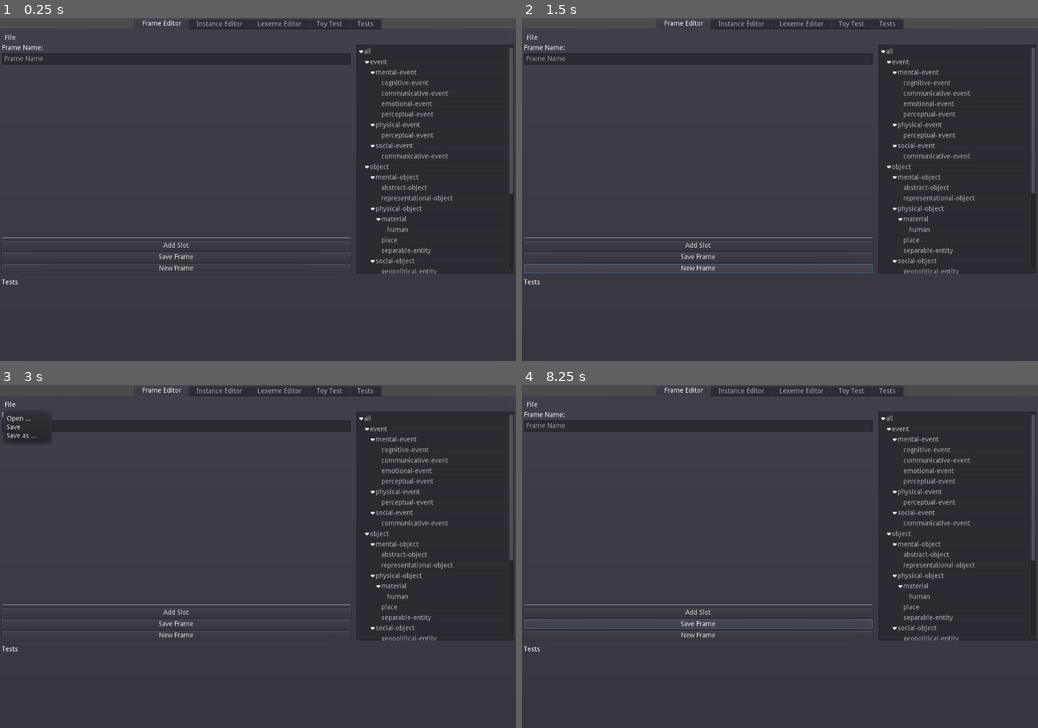
Above: before the commit, frames 1-4 (two rows, left to right).
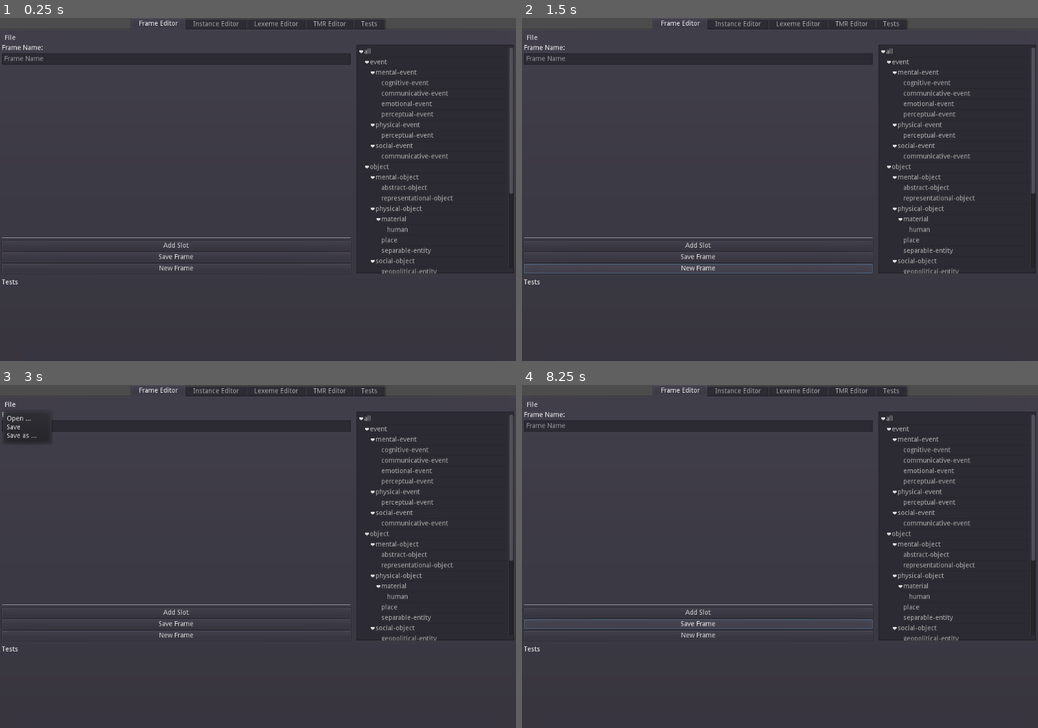
Above: after the commit, the same moments.

Repository: Eibriel/CompiAgent
Game: Godot game, scene res://MainScene.tscn
The game is run twice, just before and just after one commit, with the same random seed, the same clock (stepped at 60 frames per second) and the same inputs.
Inputs (mouse positions are in pixels of both pictures, inside the frame that each line leads up to):
- Up to frame 1 (0.25 s): no input
- Up to frame 2 (1.5 s): click (697, 59) at 0.52 s; type "Alex" at 0.6 s; click "New Frame" at 1.25 s
- Up to frame 3 (3 s): click "New Frame" at 2 s; click "File" at 2.75 s
- Up to frame 4 (8.25 s): click "Add Slot" at 3.5 s; click "File" at 4.25 s; click "Add Slot" at 5 s; click "File" at 5.75 s; click "Add Slot" at 6.5 s; click "New Frame" at 7.25 s; click "Save Frame" at 8 s

The runs differ from the first frame. In frame 1, 0.3% of the frame differs, in the area x 26-75%, y 0-4%; in frame 2, 0.3%; in frame 3, 0.3%; in frame 4, 0.3%.

Commit message:
TMR Editor

Diff:
--- a/CompiToyTest.gd
+++ b/CompiToyTest.gd
@@ -1,217 +1,79 @@
 extends Control
 
 
-onready var textAnswers = $MainContainer/TextAnswers
-onready var textRawTMR = $MainContainer/TextRawTMR
-
-onready var buttonCube = $MainContainer/GridButtons/ButtonCube
-onready var buttonSphere = $MainContainer/GridButtons/ButtonSphere
-onready var buttonCylinder = $MainContainer/GridButtons/ButtonCylinder
-onready var buttonPaint = $MainContainer/GridButtons/ButtonPaint
-onready var buttonApplyPaint = $MainContainer/GridButtons/ButtonApplyPaint
-onready var buttonHuman = $MainContainer/GridButtons/ButtonHuman
-onready var buttonBlueColored = $MainContainer/GridButtons/ButtonBlueColored
-onready var buttonRedColored = $MainContainer/GridButtons/ButtonRedColored
-onready var buttonAssert = $MainContainer/GridButtons/ButtonAssert
-onready var buttonRequestInfo = $MainContainer/GridButtons/ButtonRequestInfo
+onready var textAnswers = $MainContainer/TextRealizedText
+onready var textRawTMR = $MainContainer/TextTMR
 
 onready var buttonSendTMR = $MainContainer/ButtonSendTMR
 onready var buttonReset = $MainContainer/ButtonReset
+onready var containerAvailableTokens = $MainContainer/GridButtonsAvailableTokens
 
 onready var textConceptInfo = $MainContainer/TextConceptInfo
 
+var frames = {}
+var instances = {}
+var instances_frames = {}
+var selected_tokens = []
+var tmr = {}
 
-var concepts = {
-	"all": {},
-	"object": {
-		"is-a": "all"
-	},
-	"event": {
-		"is-a": "all"
-	},
-
-	# Objects
-	"physical-object": {
-		"is-a": "object"
-	},
-	"cube": {
-		"is-a": "physical-object"
-	},
-	"sphere": {
-		"is-a": "physical-object"
-	},
-	"cylinder": {
-		"is-a": "physical-object"
-	},
-	"paint": {
-		"is-a": "physical-object"
-	},
-	"human": {
-		"is-a": "physical-object"
-	},
-
-	# Events
-	"applypaint": {
-		"is-a": "event",
-		"agent": "human",
-		"theme": "object",
-		"instrument": "paint"
-	}
-	# generic event CHANGE-IN-QUALITY
-}
-
-var properties = {
-	"color": {
-		"range": "physical-object",
-		"domain": ["blue", "red"]
-	},
-	"agent": {
-		"range": "event",
-		"domain": "object"
-	},
-	"theme": {
-		"range": "event",
-		"domain": "object"
-	},
-	"instrument": {
-		"range": "event",
-		"domain": "object"
-	},
-	"modality": {
-		"range": "tmr",
-		# epistemic: Assertion
-		"domain": ["epistemic"]
-	},
-	"requestinfo": {
-		"range": "tmr",
-		"domain": []
-	}
-}
-
-var selected_tokens = []
-var selected_preperties = []
-var tmr = {}
+var frames_json_path = "res://frames.json"
+var instances_json_path = "res://instances.json"
 
 # Called when the node enters the scene tree for the first time.
 func _ready():
-	buttonCube.connect("button_up", self, "_on_select_token", ["cube"])
-	buttonSphere.connect("button_up", self, "_on_select_token", ["sphere"])
-	buttonCylinder.connect("button_up", self, "_on_select_token", ["cylinder"])
-	buttonPaint.connect("button_up", self, "_on_select_token", ["paint"])
-	buttonApplyPaint.connect("button_up", self, "_on_select_token", ["applypaint"])
-	buttonHuman.connect("button_up", self, "_on_select_token", ["human"])
-	buttonBlueColored.connect("button_up", self, "_on_select_token", ["color.red"])
-	buttonRedColored.connect("button_up", self, "_on_select_token", ["color.blue"])
-	buttonAssert.connect("button_up", self, "_on_select_token", ["modality.epistemic"])
-	buttonRequestInfo.connect("button_up", self, "_on_select_token", ["requestinfo.value"])
+	var file = File.new()
+
+	if file.file_exists(frames_json_path):
+		file.open(frames_json_path, File.READ)
+		var text = file.get_as_text()
+		frames = parse_json(text)
+		file.close()
+
+	if file.file_exists(instances_json_path):
+		file.open(instances_json_path, File.READ)
+		var text = file.get_as_text()
+		instances = parse_json(text)
+		file.close()
 
 	buttonReset.connect("button_up", self, "_on_reset_tokens")
 	buttonSendTMR.connect("button_up", self, "_on_send_tmr")
+	drawTokenButtons()
 
-
+# Draw de buttons for the tokens.
+# get tokens from frames and instances vars
+# and place buttons in containerAvailableTokens
+func drawTokenButtons():
+	for token in frames:
+		var button = Button.new()
+		button.text = token
+		button.connect("button_up", self, "_on_token_selected", [token])
+		containerAvailableTokens.add_child(button)
+	for token in instances:
+		var button = Button.new()
+		button.text = token
+		button.connect("button_up", self, "_on_token_selected", [token])
+		containerAvailableTokens.add_child(button)
 
 func _on_select_token(token_name):
 	print(token_name)
 	textConceptInfo.clear()
-	var type
-	if concepts.has(token_name):
-		var text = JSON.print(concepts[token_name], "\t")
-		type = "concept"
-		textConceptInfo.append_bbcode(type)
-		textConceptInfo.append_bbcode(text)
-		selected_tokens.append(token_name)
-	else:
-		type = "property"
-		var t = token_name.split(".")[0]
-		var text = JSON.print(properties[t], "\t")
-		textConceptInfo.append_bbcode(type)
-		textConceptInfo.append_bbcode(text)
-		selected_preperties.append(token_name)
 	updateCandidates()
 
 func updateCandidates():
 	var used_tokens = []
 	tmr = {}
-	for token in selected_tokens:
-		if used_tokens.has(token):
-			continue
-		if concepts[token]["is-a"] == "event":
-			used_tokens.append(token)
-			tmr[token] = {"agent": "", "theme": "", "instrument": ""}
-			for token2 in selected_tokens:
-				if used_tokens.has(token2):
-					continue
-				if token2 == "human":
-					used_tokens.append(token2)
-					tmr[token]["agent"] = token2
-					tmr[token2] = {}
-					continue
-				if token2 in ["cube", "cylinder", "sphere"]:
-					used_tokens.append(token2)
-					tmr[token]["theme"] = token2
-					tmr[token2] = {}
-					continue
-				if token2 == "paint":
-					used_tokens.append(token2)
-					tmr[token]["instrument"] = token2
-					tmr[token2] = {}
-					continue
-
-	for prop in selected_preperties:
-		var pname = prop.split(".")[0]
-		var pvalue = prop.split(".")[1]
-		if pname == "color":
-			if "paint" in tmr:
-				tmr["paint"] = {
-					pname: pvalue
-				}
-		elif pname == "modality":
-			tmr["modality"] = {
-				"type": pvalue
-			}
-		elif pname == "requestinfo":
-			tmr["requestinfo"] = {
-				"type": pvalue
-			}
-
 	textRawTMR.clear()
 	var text = JSON.print(tmr, "\t")
 	textRawTMR.append_bbcode(text)
 
 func _on_reset_tokens():
+	selected_tokens = []
+	updateCandidates()
 	print("RESET!")
-	selected_tokens = []
-	selected_preperties = []
-	updateCandidates()
 
 
 func _on_send_tmr():
 	var text = ""
-	if "applypaint" in tmr:
-		var data = {
-			"agent": tmr["applypaint"]["agent"],
-			"theme": tmr["applypaint"]["theme"],
-			"color": "",
-			"instrument": tmr["applypaint"]["instrument"]
-		}
-		if "paint" in tmr:
-			data["color"] = tmr["paint"]["color"]
-		if "requestinfo" in tmr:
-			if "modality" in tmr:
-				text = "{agent} paints a {theme} with {color} {instrument}?".format(data)
-			else:
-				if data["agent"] == "":
-					text = "Who paints a {theme} with {color} {instrument}?".format(data)
-				elif data["theme"] == "":
-					text = "What object {agent} paints with {color} {instrument}?".format(data)
-				elif data["instrument"] == "":
-					text = "{agent} paints a {theme} with what?".format(data)
-				elif data["color"] == "":
-					text = "{agent} paints a {theme} with {instrument} of what color?".format(data)
-				else:
-					text = "???"
-		else:
-			text = "{agent} paints a {theme} with {color} {instrument}".format(data)
 	textAnswers.set_text(text)
-	_on_reset_tokens()
+	# _on_reset_tokens()
 	print("Send!")
--- a/MainScene.tscn
+++ b/MainScene.tscn
@@ -43,7 +43,7 @@
 margin_right = -4.0
 margin_bottom = -4.0
 
-[node name="Toy Test" type="Tabs" parent="TabContainer"]
+[node name="TMR Editor" type="Tabs" parent="TabContainer"]
 visible = false
 anchor_right = 1.0
 anchor_bottom = 1.0
@@ -52,7 +52,7 @@
 margin_right = -4.0
 margin_bottom = -4.0
 
-[node name="Control" parent="TabContainer/Toy Test" instance=ExtResource( 3 )]
+[node name="Control" parent="TabContainer/TMR Editor" instance=ExtResource( 3 )]
 
 [node name="Tests" type="Tabs" parent="TabContainer"]
 visible = false
--- a/ToyTest.tscn
+++ b/ToyTest.tscn
@@ -11,136 +11,93 @@
 anchor_right = 1.0
 anchor_bottom = 1.0
 
-[node name="LabelAnswers" type="Label" parent="MainContainer"]
-margin_right = 1024.0
+[node name="LabelRealizedText" type="Label" parent="MainContainer"]
+margin_right = 1080.0
 margin_bottom = 14.0
-text = "Human string:"
+text = "Realized text:"
 
-[node name="TextAnswers" type="Label" parent="MainContainer"]
+[node name="TextRealizedText" type="Label" parent="MainContainer"]
 margin_top = 18.0
-margin_right = 1024.0
+margin_right = 1080.0
 margin_bottom = 32.0
 size_flags_vertical = 1
 
 [node name="HSeparator" type="HSeparator" parent="MainContainer"]
 margin_top = 36.0
-margin_right = 1024.0
+margin_right = 1080.0
 margin_bottom = 40.0
 
-[node name="LabelRawTMR" type="Label" parent="MainContainer"]
+[node name="LabelTMR" type="Label" parent="MainContainer"]
 margin_top = 44.0
-margin_right = 1024.0
+margin_right = 1080.0
 margin_bottom = 58.0
-text = "Raw Text Meaning Representation (TMR):"
+text = "Text Meaning Representation (TMR):"
 
-[node name="TextRawTMR" type="RichTextLabel" parent="MainContainer"]
+[node name="TextTMR" type="RichTextLabel" parent="MainContainer"]
 margin_top = 62.0
-margin_right = 1024.0
-margin_bottom = 356.0
+margin_right = 1080.0
+margin_bottom = 447.0
 size_flags_vertical = 3
 text = "{}"
 
 [node name="HSeparator2" type="HSeparator" parent="MainContainer"]
-margin_top = 360.0
-margin_right = 1024.0
-margin_bottom = 364.0
+margin_top = 451.0
+margin_right = 1080.0
+margin_bottom = 455.0
 
 [node name="ButtonSendTMR" type="Button" parent="MainContainer"]
-margin_top = 368.0
-margin_right = 1024.0
-margin_bottom = 388.0
+margin_top = 459.0
+margin_right = 1080.0
+margin_bottom = 479.0
 text = "Send TMR"
 
-[node name="GridButtons" type="GridContainer" parent="MainContainer"]
-margin_top = 392.0
-margin_right = 1024.0
-margin_bottom = 436.0
+[node name="TextSelectedTokens" type="Label" parent="MainContainer"]
+margin_top = 483.0
+margin_right = 1080.0
+margin_bottom = 497.0
+size_flags_vertical = 1
+text = "Selected Tokens:"
+
+[node name="GridButtonsSelectedTokens" type="GridContainer" parent="MainContainer"]
+margin_top = 501.0
+margin_right = 1080.0
+margin_bottom = 501.0
 columns = 5
 
-[node name="ButtonCube" type="Button" parent="MainContainer/GridButtons"]
-margin_right = 58.0
-margin_bottom = 20.0
-text = "Cube"
+[node name="TextAvailableTokens" type="Label" parent="MainContainer"]
+margin_top = 505.0
+margin_right = 1080.0
+margin_bottom = 519.0
+size_flags_vertical = 1
+text = "Available Tokens:"
 
-[node name="ButtonSphere" type="Button" parent="MainContainer/GridButtons"]
-margin_left = 62.0
-margin_right = 152.0
-margin_bottom = 20.0
-text = "Sphere"
-
-[node name="ButtonCylinder" type="Button" parent="MainContainer/GridButtons"]
-margin_left = 156.0
-margin_right = 241.0
-margin_bottom = 20.0
-text = "Cylinder"
-
-[node name="ButtonPaint" type="Button" parent="MainContainer/GridButtons"]
-margin_left = 245.0
-margin_right = 298.0
-margin_bottom = 20.0
-text = "Paint"
-
-[node name="ButtonApplyPaint" type="Button" parent="MainContainer/GridButtons"]
-margin_left = 302.0
-margin_right = 391.0
-margin_bottom = 20.0
-text = "Apply-Paint"
-
-[node name="ButtonHuman" type="Button" parent="MainContainer/GridButtons"]
-margin_top = 24.0
-margin_right = 58.0
-margin_bottom = 44.0
-text = "Human"
-
-[node name="ButtonBlueColored" type="Button" parent="MainContainer/GridButtons"]
-margin_left = 62.0
-margin_top = 24.0
-margin_right = 152.0
-margin_bottom = 44.0
-text = "BlueColored"
-
-[node name="ButtonRedColored" type="Button" parent="MainContainer/GridButtons"]
-margin_left = 156.0
-margin_top = 24.0
-margin_right = 241.0
-margin_bottom = 44.0
-text = "RedColored"
-
-[node name="ButtonAssert" type="Button" parent="MainContainer/GridButtons"]
-margin_left = 245.0
-margin_top = 24.0
-margin_right = 298.0
-margin_bottom = 44.0
-text = "Assert"
-
-[node name="ButtonRequestInfo" type="Button" parent="MainContainer/GridButtons"]
-margin_left = 302.0
-margin_top = 24.0
-margin_right = 391.0
-margin_bottom = 44.0
-text = "RequestInfo"
+[node name="GridButtonsAvailableTokens" type="GridContainer" parent="MainContainer"]
+margin_top = 523.0
+margin_right = 1080.0
+margin_bottom = 523.0
+columns = 5
 
 [node name="ButtonReset" type="Button" parent="MainContainer"]
-margin_top = 440.0
-margin_right = 1024.0
-margin_bottom = 460.0
+margin_top = 527.0
+margin_right = 1080.0
+margin_bottom = 547.0
 text = "Reset TMR"
 
 [node name="HSeparator3" type="HSeparator" parent="MainContainer"]
-margin_top = 464.0
-margin_right = 1024.0
-margin_bottom = 468.0
+margin_top = 551.0
+margin_right = 1080.0
+margin_bottom = 555.0
 
 [node name="LabelConceptInfo" type="Label" parent="MainContainer"]
-margin_top = 472.0
-margin_right = 1024.0
-margin_bottom = 486.0
+margin_top = 559.0
+margin_right = 1080.0
+margin_bottom = 573.0
 text = "Concept info:"
 
 [node name="TextConceptInfo" type="RichTextLabel" parent="MainContainer"]
-margin_top = 490.0
-margin_right = 1024.0
-margin_bottom = 600.0
+margin_top = 577.0
+margin_right = 1080.0
+margin_bottom = 720.0
 size_flags_vertical = 3
 size_flags_stretch_ratio = 0.37
 text = "Info"
--- a/project.godot
+++ b/project.godot
@@ -26,7 +26,8 @@
 
 [application]
 
-config/name="Compicactus"
+config/name="CompiAgent"
+config/description="An exploration on building on the edge, privacy first, conversational virtual beings."
 run/main_scene="res://MainScene.tscn"
 config/icon="res://icon.png"
 
